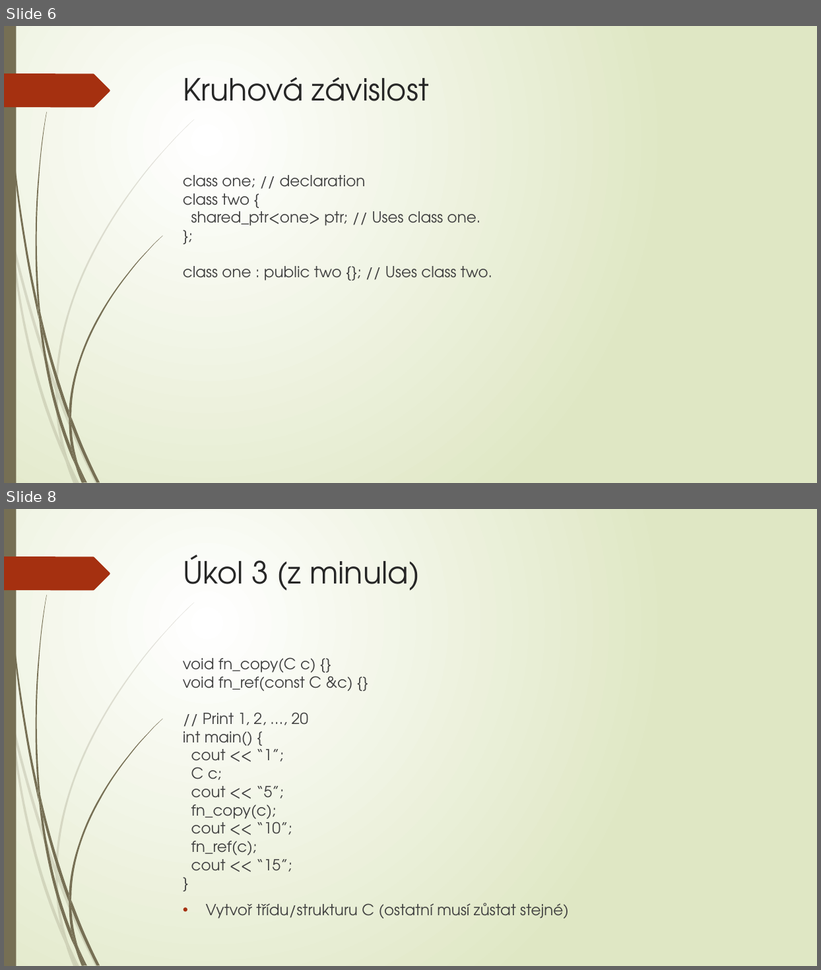
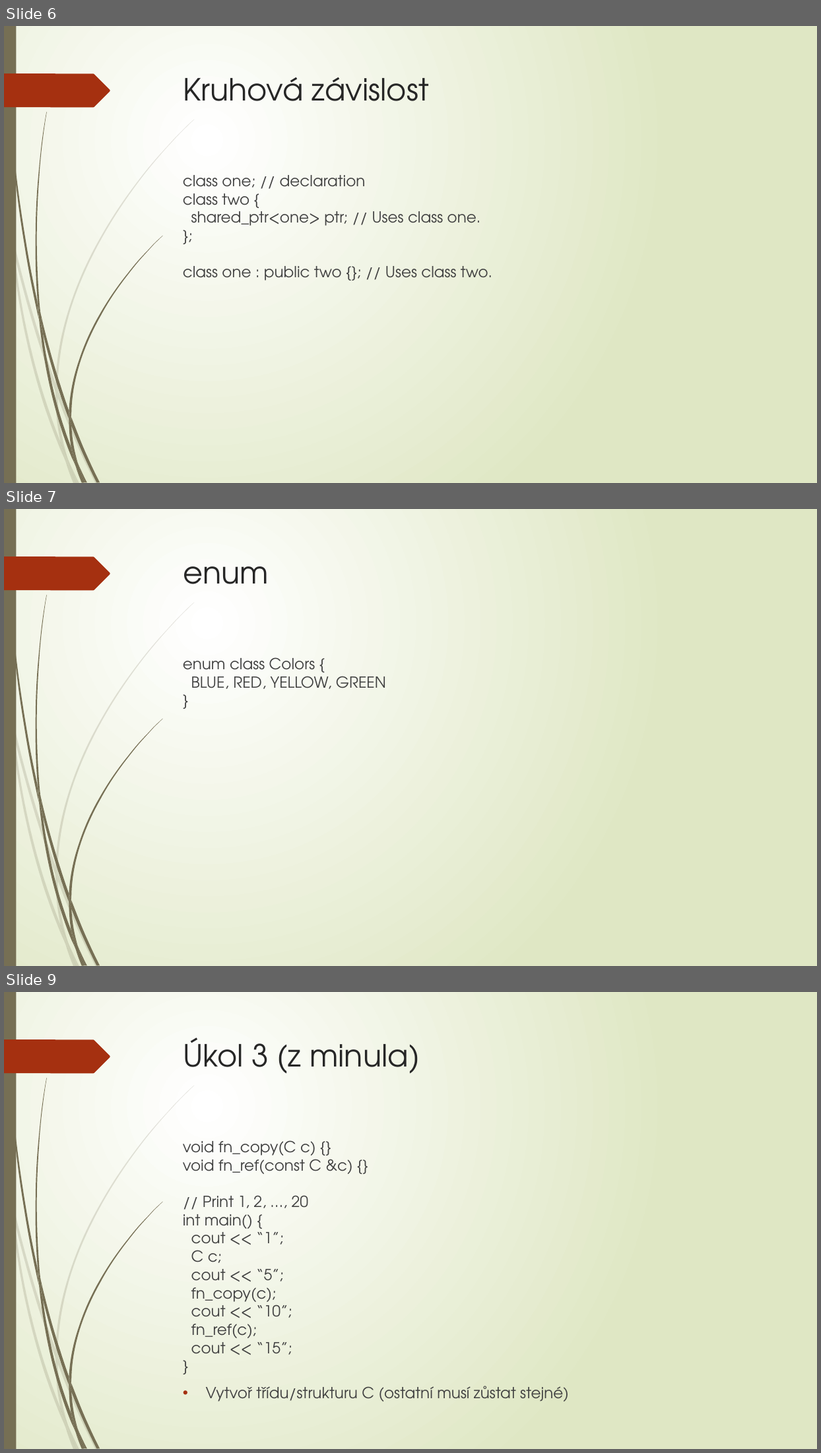
Before and after one commit to fan1x/fan1x.github.io, a slide deck: data/cpp/cv3/cpp_cv3.pptx. Shown one above the other, each under a label of ours: slides 6 and 8 before the commit, slides 6, 7 and 9 after it; the slides between them are not shown. The pictures are 821x970 and 821x1453 pixels, drawn with LibreOffice and Linux fonts; fonts in the diff are those of the drawing. Boxes give left, top, right and bottom in pixels: in the first picture for what was removed or moved away, otherwise in the second. Text is boxed around its words. In the diff, an @@ line names an element or a change of style, - is before the commit and + after.

```diff
--- a/data/cpp/cv3/cpp_cv3.pptx
+++ b/data/cpp/cv3/cpp_cv3.pptx
@@ slide 7 added at (4, 509, 817, 966), background gradient #FFFFFF to #DFE8C4; not listed: 24 template elements that a slide beside it also shows @@
@@ title added at (183, 566, 269, 584), 36 pt, text #262626 @@
+enum
@@ text added at (183, 657, 386, 689), 18 pt, text #404040 @@
+enum class Colors {
+BLUE, RED, YELLOW, GREEN
+}
@@ what was slide 8 is now slide 9 @@
```
Also in this commit, not shown: 1 slide changed, 2 other files.
